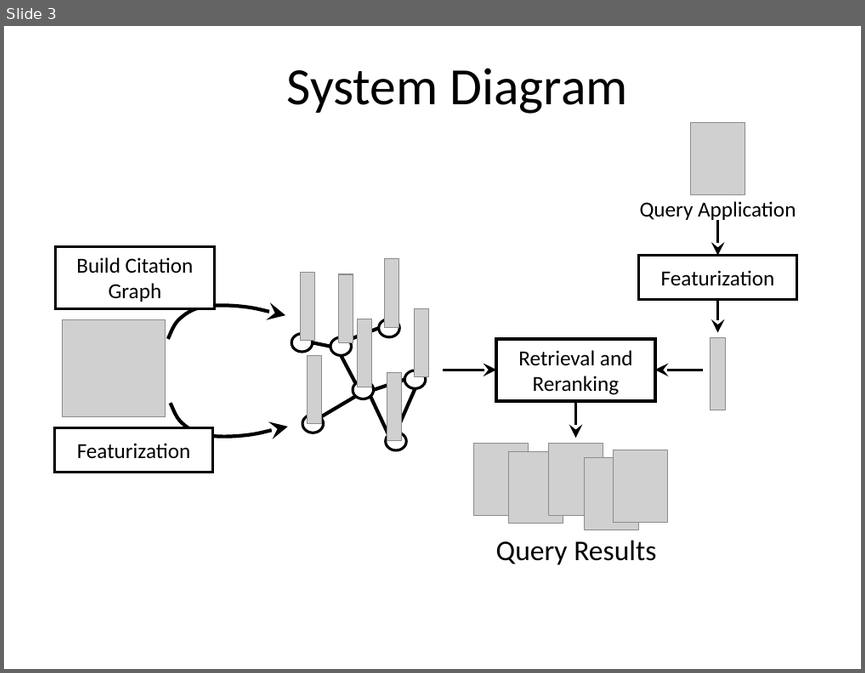
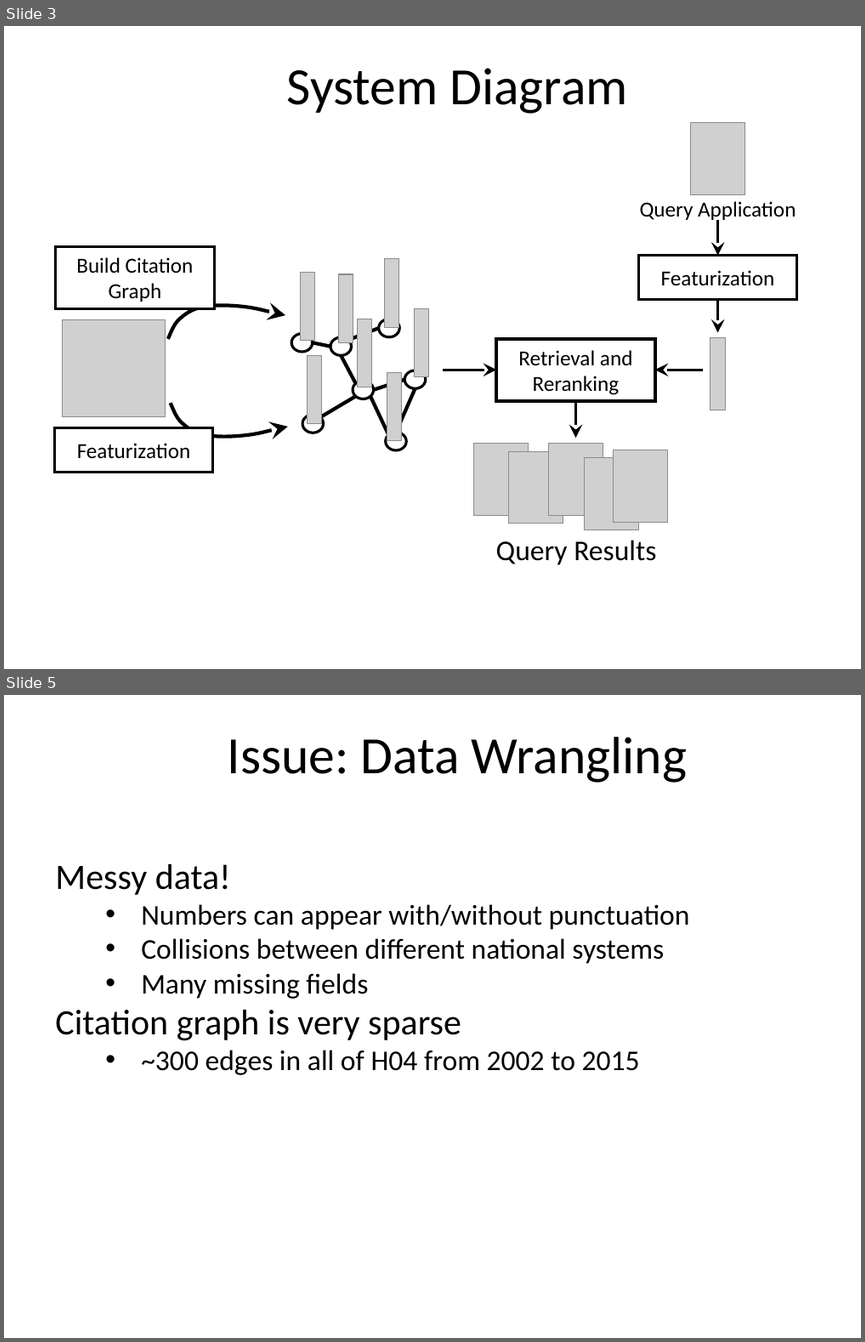
Before and after one commit to alexgittens/XDataUSPTOHackathon, a slide deck: XDATA_Sep2016_klevin_slides.pptx. Shown one above the other, each under a label of ours: slide 3 before the commit, slides 3 and 5 after it; the slides between them are not shown. The pictures are 865x673 and 865x1342 pixels, drawn with LibreOffice and Linux fonts; fonts in the diff are those of the drawing; grey boxes stand for pictures; background and template pictures are left out. Boxes give left, top, right and bottom in pixels: in the first picture for what was removed or moved away, otherwise in the second. Text is boxed around its words. In the diff, an @@ line names an element or a change of style, - is before the commit and + after.

```diff
--- a/XDATA_Sep2016_klevin_slides.pptx
+++ b/XDATA_Sep2016_klevin_slides.pptx
@@ slide 5 added at [4, 695, 861, 1338], background #FFFFFF @@
@@ title added at [228, 737, 687, 783], 44 pt, text #000000 @@
+Issue: Data Wrangling
@@ text added at [55, 864, 690, 1075], 24 pt, text #000000 @@
+Messy data!
+• Numbers can appear with/without punctuation
+• Collisions between different national systems
+• Many missing fields
+Citation graph is very sparse
+• ~300 edges in all of H04 from 2002 to 2015
```
Also in this commit, not shown: 1 slide changed, 2 other slides added.
